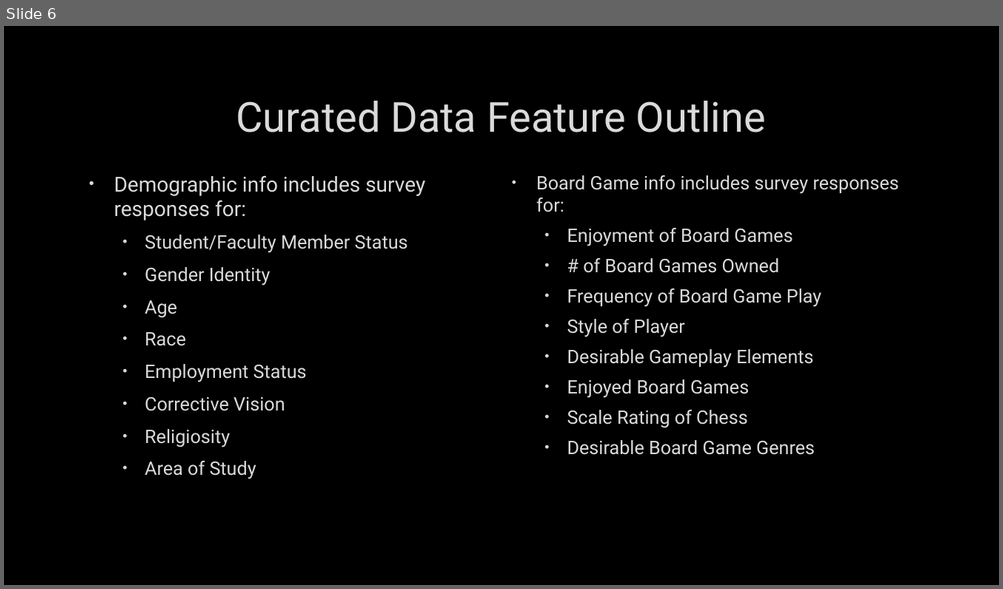
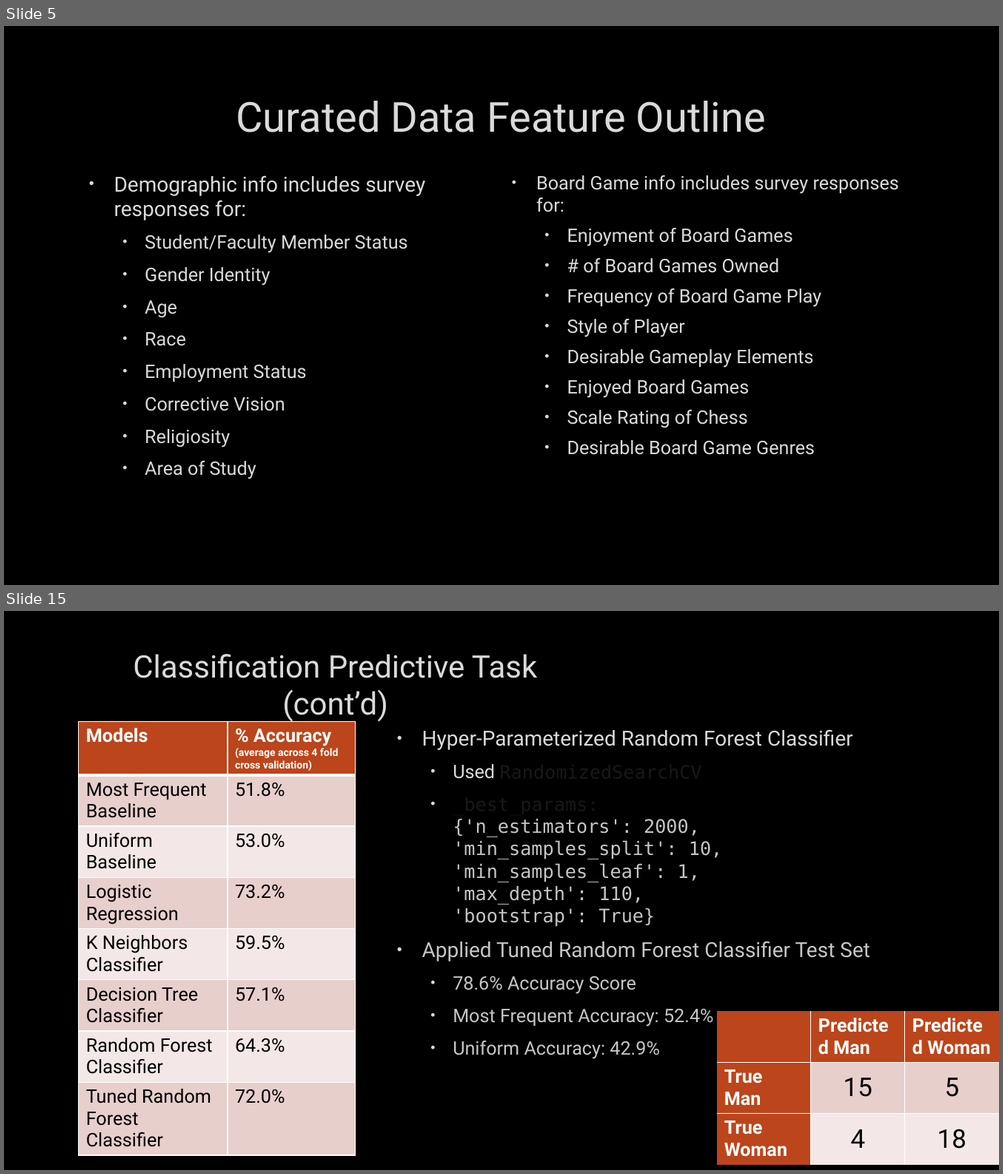
Before and after one commit to sevenwwu/sevenwwu.github.io, a slide deck: write-ups/presentation.pptx. Shown one above the other, each under a label of ours: slide 6 before the commit, slides 5 and 15 after it; the slides between them are not shown. The pictures are 1003x589 and 1003x1174 pixels, drawn with LibreOffice and Linux fonts; fonts in the diff are those of the drawing; background and template pictures are left out. Boxes give left, top, right and bottom in pixels: in the first picture for what was removed or moved away, otherwise in the second. Text is boxed around its words. In the diff, an @@ line names an element or a change of style, - is before the commit and + after.

```diff
--- a/write-ups/presentation.pptx
+++ b/write-ups/presentation.pptx
@@ slide 15 added at bbox=[4, 611, 999, 1170], background picture (left out) @@
@@ title added at bbox=[133, 654, 537, 723], 30 pt, text #DADADA @@
+Classification Predictive Task (cont’d)
@@ table added at bbox=[79, 721, 356, 1150], 8 rows, 2 columns @@
+Models | % Accuracy / (average across 4 fold cross validation)
+Most Frequent Baseline | 51.8%
+Uniform Baseline | 53.0%
+Logistic Regression | 73.2%
+K Neighbors Classifier | 59.5%
+Decision Tree Classifier | 57.1%
+Random Forest Classifier | 64.3%
+Tuned Random Forest Classifier | 72.0%
@@ text added at bbox=[422, 729, 870, 1059], 18 pt, text #C6C6C9 @@
+• Hyper-Parameterized Random Forest Classifier
+  • Used RandomizedSearchCV
+  • _best_params:
+    {'n_estimators': 2000,
+    'min_samples_split': 10,
+    'min_samples_leaf': 1,
+    'max_depth': 110,
+    'bootstrap': True}
+• Applied Tuned Random Forest Classifier Test Set
+  • 78.6% Accuracy Score
+  • Most Frequent Accuracy: 52.4%
+  • Uniform Accuracy: 42.9%
@@ table added at bbox=[717, 1011, 999, 1168], 3 rows, 3 columns @@
+ | Predicted Man | Predicted Woman
+True Man | 15 | 5
+True Woman | 4 | 18
@@ what was slide 6 is now slide 5 @@
```
Also in this commit, not shown: 7 slides changed, 5 other slides added, 2 slides removed.
